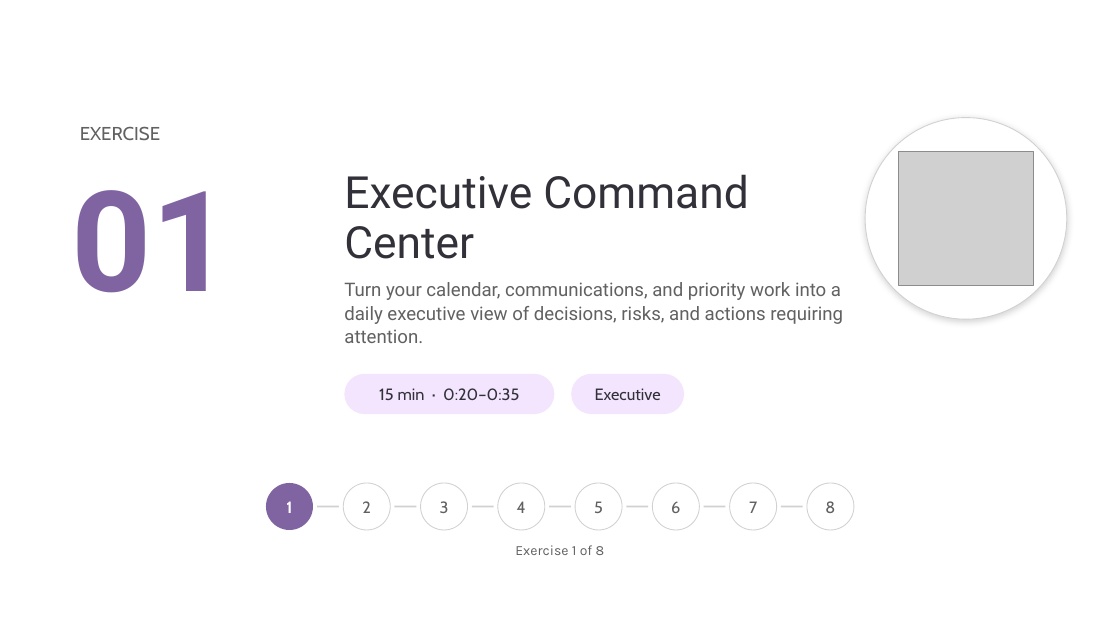
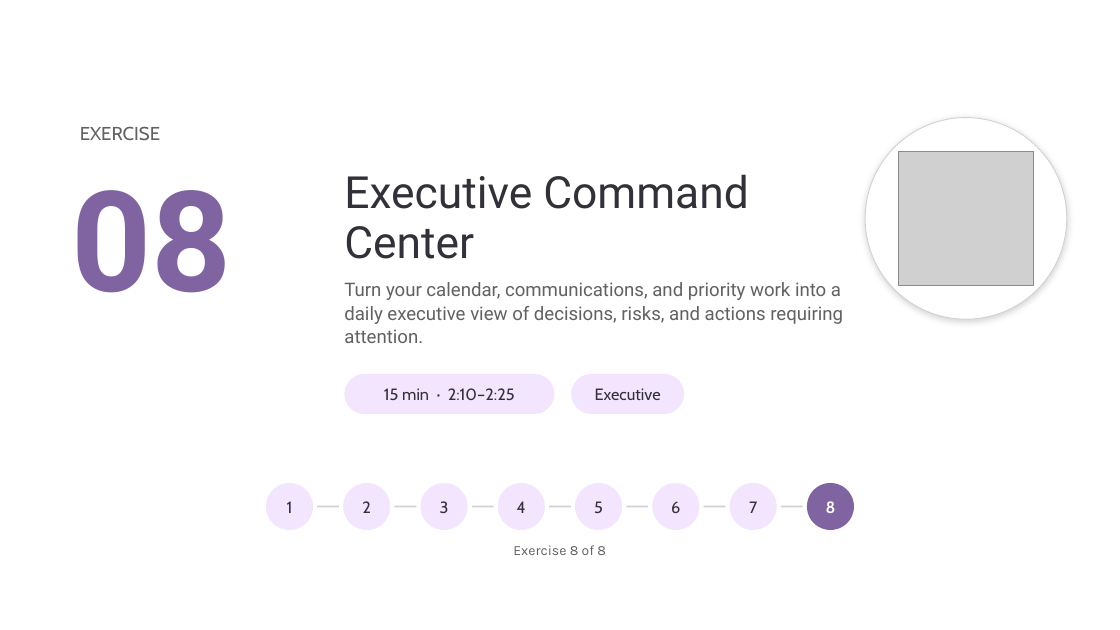
Before and after one commit to ragage/ai_hr_cowork_workshop, a slide deck: slide 49 of instructor/instructor-deck.pptx (slide 18 before the commit). Drawn at 1120x630 pixels with LibreOffice and Linux fonts; fonts in the diff are those of the drawing; grey boxes stand for pictures; background and template pictures are left out. Boxes give left, top, right and bottom in pixels: in the first picture for what was removed or moved away, otherwise in the second. Text is boxed around its words. In the diff, an @@ line names an element or a change of style, - is before the commit and + after.

```diff
--- a/instructor/instructor-deck.pptx
+++ b/instructor/instructor-deck.pptx
@@ text at box(71, 190, 231, 293): text changed @@
-01
+08
@@ text at box(384, 388, 515, 400): text changed @@
-15 min · 0:20–0:35
+15 min · 2:10–2:25
@@ text "1" at box(287, 501, 293, 513): text colour #FFFFFF to #323139, bold off @@
@@ ellipse at box(266, 483, 313, 530): fill #8064A2 to #F3E5FD @@
@@ text colour #616161 to #323139 in 6 elements at box(362, 501, 371, 513), box(440, 501, 449, 513), box(517, 501, 526, 513), box(594, 501, 603, 513), box(671, 501, 680, 513), box(749, 501, 757, 513) @@
@@ fill #FFFFFF to #F3E5FD; outline #D1D1D1 0.75 pt to none in 6 elements at box(344, 483, 391, 530), box(421, 483, 468, 530), box(498, 483, 545, 530), box(576, 483, 623, 530), box(653, 483, 700, 530), box(730, 483, 777, 530) @@
@@ text "8" at box(826, 501, 836, 513): text colour #616161 to #FFFFFF, bold on @@
@@ ellipse at box(807, 483, 854, 530): fill #FFFFFF to #8064A2; outline #D1D1D1 0.75 pt to none @@
@@ text at box(513, 545, 606, 555): text changed @@
-Exercise 1 of 8
+Exercise 8 of 8
```
Also in this commit, not shown: 43 other slides changed, 1 slide added, 55 other files.
